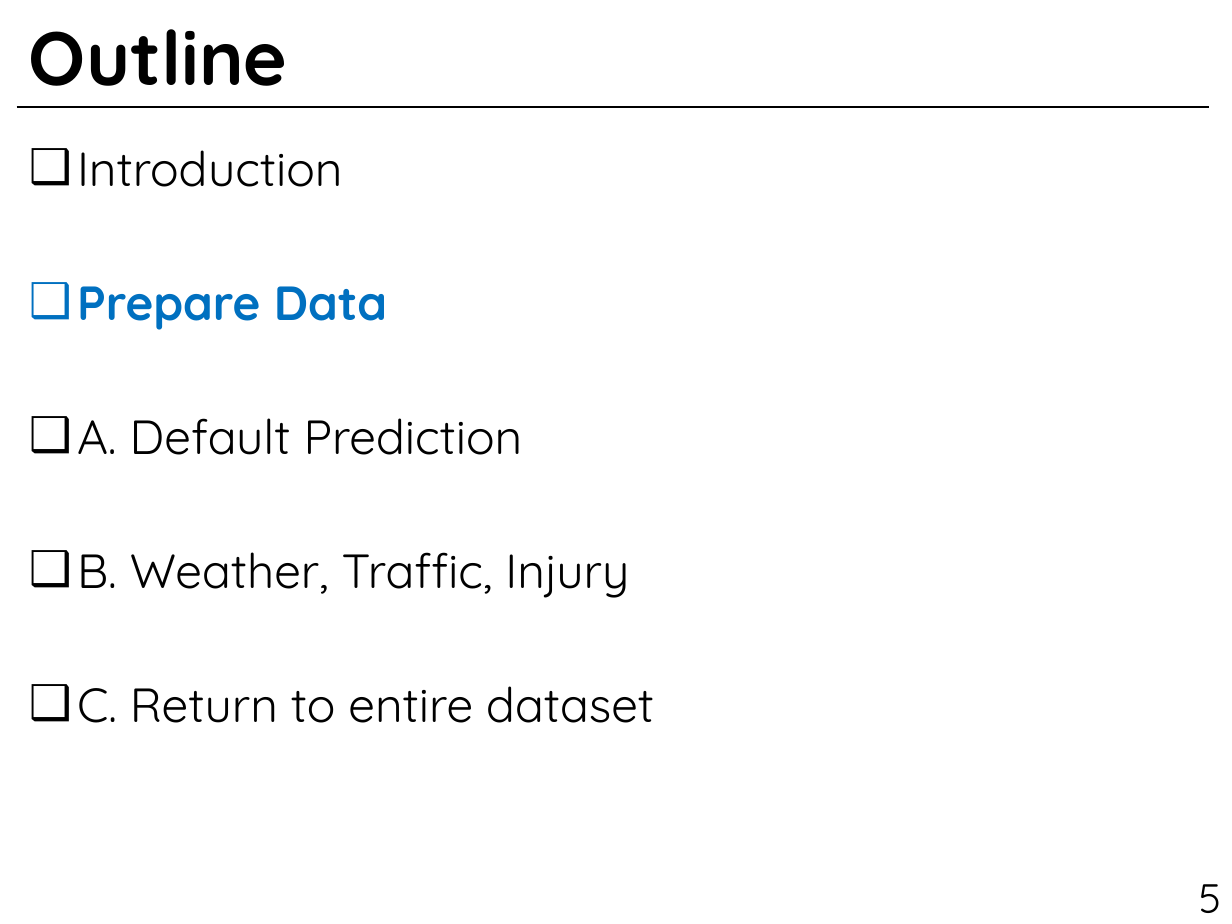
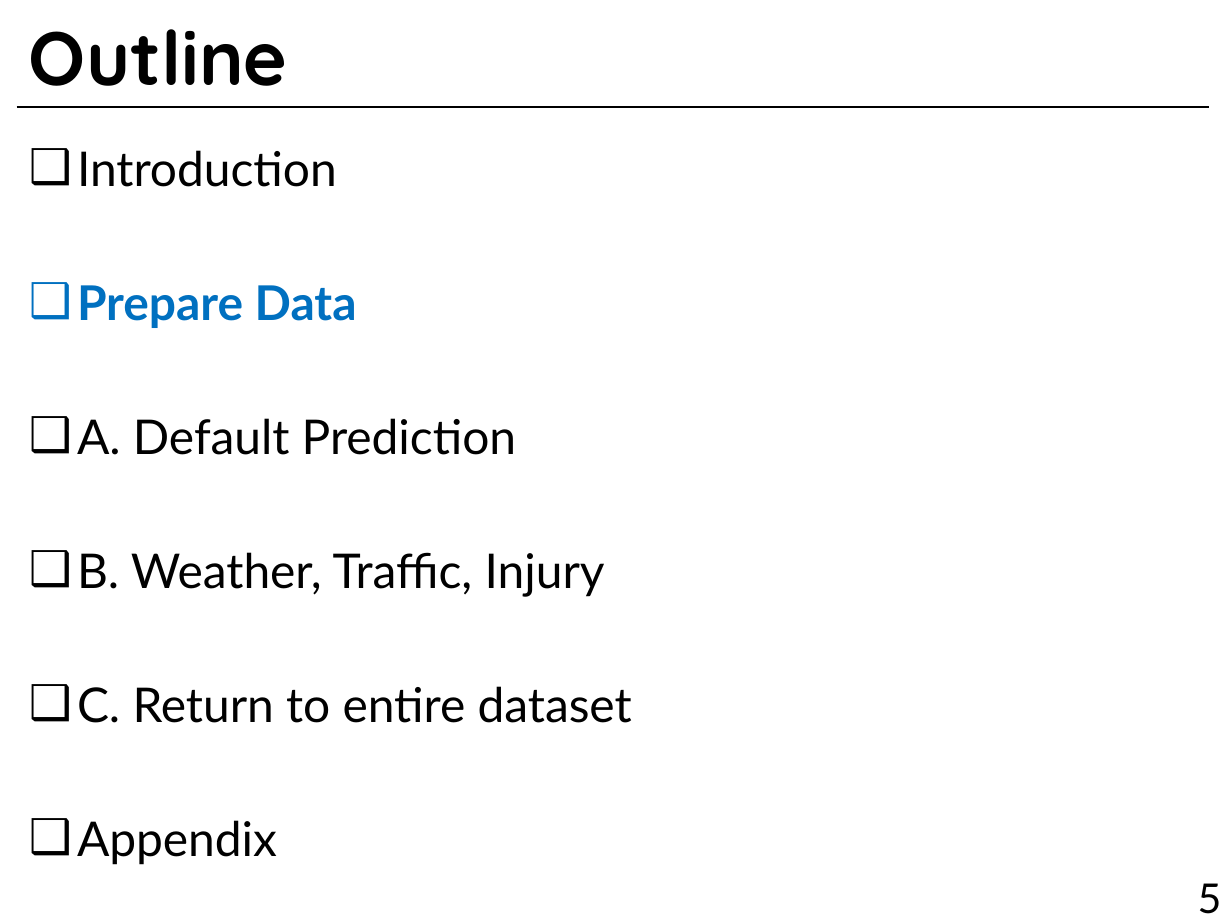
Before and after one commit to sunukkim98/DataAnalysis, a slide deck: slide 5 of mid_term_project/data_analysis_midterm_project_slide.pptx. Drawn at 1232x924 pixels with LibreOffice and Linux fonts; fonts in the diff are those of the drawing. Boxes give left, top, right and bottom in pixels: in the first picture for what was removed or moved away, otherwise in the second. Text is boxed around its words. In the diff, an @@ line names an element or a change of style, - is before the commit and + after.

```diff
--- a/mid_term_project/data_analysis_midterm_project_slide.pptx
+++ b/mid_term_project/data_analysis_midterm_project_slide.pptx
@@ text at (x1=77, y1=150, x2=632, y2=723): font Quicksand to Lato @@
@@ text at (x1=77, y1=820, x2=277, y2=865): paragraph added @@
+❑ Appendix
@@ page number at (x1=1198, y1=883, x2=1222, y2=914): font Quicksand to Lato @@
```
Also in this commit, not shown: 27 other slides changed, 4 slides added.
